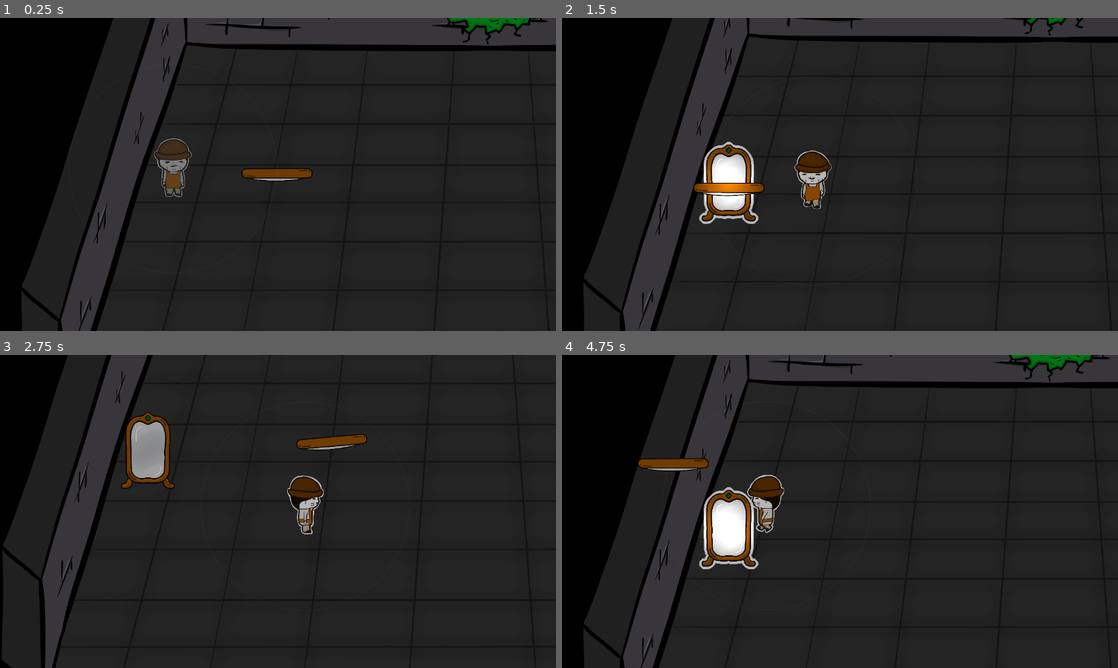
Above: before the commit, frames 1-4 (two rows, left to right).
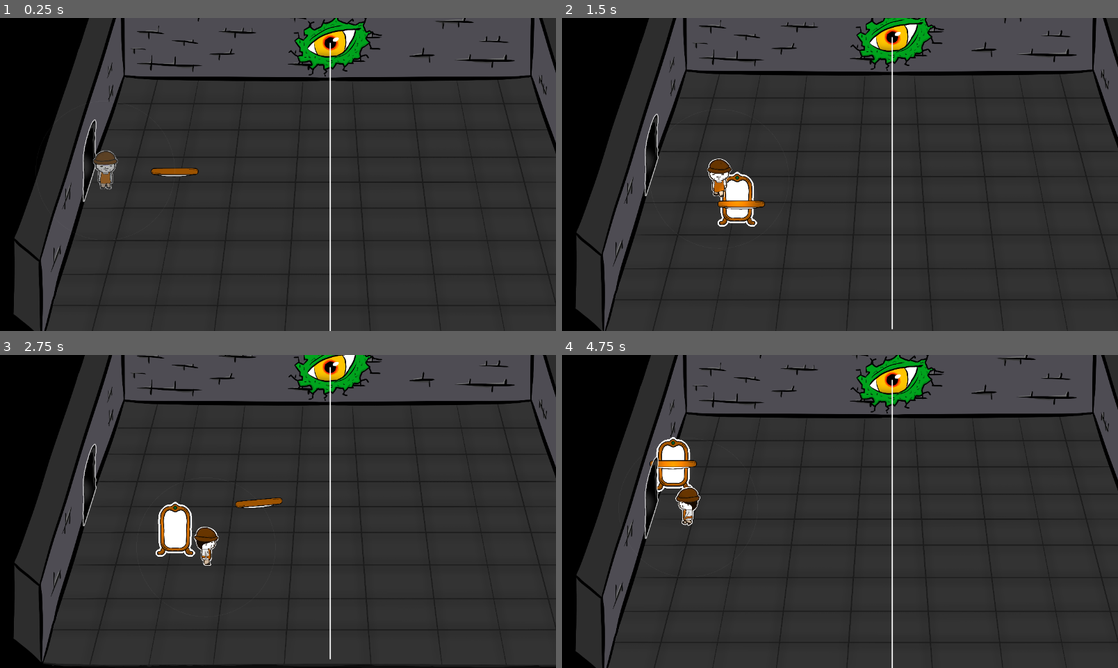
Above: after the commit, the same moments.

Repository: londek/bazylustra
Game: Godot game, scene res://scenes/levels/level_1.tscn
Two runs of this game, one before a commit and one after it. Both use one fixed random seed, a clock stepped at 60 frames per second and the inputs below. This scene is started directly instead of the project's main scene.
Inputs (mouse positions are in pixels of both pictures, inside the frame that each line leads up to):
- Up to frame 1 (0.25 s): no input
- Up to frame 2 (1.5 s): move the mouse to (962, 158) at 0.52 s; hold D (right) 0.53-1.28 s; right-click (962, 158) at 0.6 s; move the mouse to (728, 190) at 1.27 s; hold S (down) from 1.28 s (still down); click (728, 190) at 1.35 s
- Up to frame 3 (2.75 s): move the mouse to (333, 442) at 2.02 s; release S (down) at 2.03 s; hold D (right) from 2.03 s (still down); tap Mouse wheel up (rotate_left_little) at 2.1 s
- Up to frame 4 (4.75 s): move the mouse to (812, 574) at 2.77 s; release D (right) at 2.78 s; hold W (up) 2.78-3.53 s; tap Mouse wheel down (rotate_right_little) at 2.85 s; move the mouse to (1006, 558) at 3.52 s; hold A (left) from 3.53 s (still down); right-click (1006, 558) at 3.6 s; move the mouse to (673, 464) at 4.27 s; click (673, 464) at 4.35 s

The runs differ from the first frame. In frame 1, 25% of the frame differs, in the area x 2-100%, y 0-100%; in frame 2, 26%; in frame 3, 25%; in frame 4, 27%.
Error before the commit: Cannot call method 'get_node' on a null value. (res://scenes/objects/laser.gd:106)

Commit message:
3 new levels

Diff:
--- a/assets/shaders/stoned_visual.tres
+++ b/assets/shaders/stoned_visual.tres
@@ -13,6 +13,7 @@
 hint = 2
 max = 0.9
 default_value_enabled = true
+default_value = 1.0
 
 [sub_resource type="VisualShaderNodeMix" id="VisualShaderNodeMix_rfwtc"]
 default_input_values = [0, Quaternion(0, 0, 0, 0), 1, Quaternion(1, 1, 1, 1), 2, Quaternion(0.5, 0.5, 0.5, 0.5)]
@@ -23,7 +24,7 @@
 render_mode blend_mix;
 
 uniform vec4 StoneColor : source_color = vec4(0.248400, 0.248400, 0.248400, 1.000000);
-uniform float progress : hint_range(0, 0.89999997615814, 0.10000000149012) = 0;
+uniform float progress : hint_range(0, 0.89999997615814, 0.10000000149012) = 1;
 
 
 
--- /dev/null
+++ b/scenes/entrance.tscn
@@ -0,0 +1,8 @@
+[gd_scene load_steps=2 format=3 uid="uid://u1slk8d2246i"]
+
+[ext_resource type="Texture2D" uid="uid://bomsu7mr4bvw5" path="res://assets/objects/wall_hole.png" id="1_piuyy"]
+
+[node name="Entrance" type="Sprite2D"]
+scale = Vector2(1.8, 1.8)
+texture = ExtResource("1_piuyy")
+flip_h = true
--- a/scenes/levels/level_1.tscn
+++ b/scenes/levels/level_1.tscn
@@ -7,6 +7,7 @@
 [ext_resource type="PackedScene" uid="uid://ddmxx0a0mg7ia" path="res://scenes/player/player.tscn" id="5_k5e6c"]
 [ext_resource type="PackedScene" uid="uid://cyo23umo4frlx" path="res://scenes/objects/laser.tscn" id="6_umem7"]
 [ext_resource type="PackedScene" uid="uid://dnyk0pa1cd3xx" path="res://scenes/objects/lava.tscn" id="7_yqq7c"]
+[ext_resource type="PackedScene" uid="uid://u1slk8d2246i" path="res://scenes/entrance.tscn" id="8_vk4l3"]
 
 [node name="level1" type="Node2D"]
 y_sort_enabled = true
@@ -33,12 +34,12 @@
 
 [node name="Player" parent="." node_paths=PackedStringArray("mirror_cursor") instance=ExtResource("5_k5e6c")]
 z_index = 999
-position = Vector2(-2473, -16)
+position = Vector2(-2588, 111)
 mirror_cursor = NodePath("../MirrorCursor")
 
 [node name="Camera2D" type="Camera2D" parent="Player"]
 position = Vector2(-66, 44)
-zoom = Vector2(0.3, 0.3)
+zoom = Vector2(0.2, 0.2)
 limit_left = -3800
 limit_top = -2100
 limit_right = 3800
@@ -46,9 +47,10 @@
 position_smoothing_enabled = true
 metadata/_edit_lock_ = true
 
-[node name="Laser" parent="." instance=ExtResource("6_umem7")]
+[node name="Laser" parent="." node_paths=PackedStringArray("mirror_cursor") instance=ExtResource("6_umem7")]
 position = Vector2(2, -1359)
 angle = 90.0
+mirror_cursor = NodePath("../MirrorCursor")
 
 [node name="Walls" type="StaticBody2D" parent="."]
 scale = Vector2(2, 2)
@@ -60,12 +62,15 @@
 polygon = PackedVector2Array(-1746, 952, -1206, -640, -321.934, -633.965, 1138, -624, 1634, 764, 1634, 1016, -1726, 980, -1850, 1073, 1824, 1103, 1600, -908, -1649, -927, -1920, 1009)
 
 [node name="DirectionalLight2D" type="DirectionalLight2D" parent="."]
+visible = false
 color = Color(0.28485, 0.28485, 0.28485, 1)
 blend_mode = 1
 
 [node name="Lava" parent="." instance=ExtResource("7_yqq7c")]
 z_index = -1
 position = Vector2(-1003, -269)
-collision_layer = 32
+
+[node name="Entrance" parent="." instance=ExtResource("8_vk4l3")]
+position = Vector2(-2755, 1)
 
 [connection signal="place_mirror" from="MirrorCursor" to="." method="_on_mirror_cursor_place_mirror"]
--- a/scenes/levels/level_2.tscn
+++ b/scenes/levels/level_2.tscn
@@ -8,6 +8,7 @@
 [ext_resource type="PackedScene" uid="uid://bdsgt53px4t4q" path="res://scenes/objects/mirror.tscn" id="5_g4occ"]
 [ext_resource type="PackedScene" uid="uid://cyo23umo4frlx" path="res://scenes/objects/laser.tscn" id="6_plenv"]
 [ext_resource type="PackedScene" uid="uid://dnyk0pa1cd3xx" path="res://scenes/objects/lava.tscn" id="7_0rsql"]
+[ext_resource type="PackedScene" uid="uid://u1slk8d2246i" path="res://scenes/entrance.tscn" id="9_kweoo"]
 
 [node name="level2" type="Node2D"]
 y_sort_enabled = true
@@ -45,7 +46,7 @@
 
 [node name="Camera2D" type="Camera2D" parent="Player"]
 position = Vector2(-66, 44)
-zoom = Vector2(0.3, 0.3)
+zoom = Vector2(0.2, 0.2)
 limit_left = -3800
 limit_top = -2100
 limit_right = 3800
@@ -53,9 +54,10 @@
 position_smoothing_enabled = true
 metadata/_edit_lock_ = true
 
-[node name="Laser" parent="." instance=ExtResource("6_plenv")]
+[node name="Laser" parent="." node_paths=PackedStringArray("mirror_cursor") instance=ExtResource("6_plenv")]
 position = Vector2(2, -1359)
 angle = 90.0
+mirror_cursor = NodePath("../MirrorCursor")
 
 [node name="Walls" type="StaticBody2D" parent="."]
 scale = Vector2(2, 2)
@@ -74,6 +76,8 @@
 [node name="Lava" parent="." instance=ExtResource("7_0rsql")]
 z_index = -1
 position = Vector2(-1003, -269)
-collision_layer = 32
+
+[node name="Entrance" parent="." instance=ExtResource("9_kweoo")]
+position = Vector2(-2766, 4)
 
 [connection signal="place_mirror" from="MirrorCursor" to="." method="_on_mirror_cursor_place_mirror"]
--- a/scenes/levels/level_3.tscn
+++ b/scenes/levels/level_3.tscn
@@ -8,6 +8,7 @@
 [ext_resource type="PackedScene" uid="uid://ddmxx0a0mg7ia" path="res://scenes/player/player.tscn" id="6_usdmf"]
 [ext_resource type="PackedScene" uid="uid://cyo23umo4frlx" path="res://scenes/objects/laser.tscn" id="7_s5e6w"]
 [ext_resource type="PackedScene" uid="uid://dnyk0pa1cd3xx" path="res://scenes/objects/lava.tscn" id="8_gxfhs"]
+[ext_resource type="PackedScene" uid="uid://u1slk8d2246i" path="res://scenes/entrance.tscn" id="9_76gmf"]
 
 [node name="level3" type="Node2D"]
 y_sort_enabled = true
@@ -20,7 +21,7 @@
 texture = ExtResource("2_qbweg")
 
 [node name="Exit" parent="." instance=ExtResource("3_18v6k")]
-position = Vector2(2528, -521)
+position = Vector2(2998, 952)
 scale = Vector2(1.16, 1)
 
 [node name="MirrorCursor" parent="." instance=ExtResource("4_l256n")]
@@ -45,7 +46,7 @@
 
 [node name="Camera2D" type="Camera2D" parent="Player"]
 position = Vector2(-66, 44)
-zoom = Vector2(0.3, 0.3)
+zoom = Vector2(0.2, 0.2)
 limit_left = -3800
 limit_top = -2100
 limit_right = 3800
@@ -53,9 +54,10 @@
 position_smoothing_enabled = true
 metadata/_edit_lock_ = true
 
-[node name="Laser" parent="." instance=ExtResource("7_s5e6w")]
+[node name="Laser" parent="." node_paths=PackedStringArray("mirror_cursor") instance=ExtResource("7_s5e6w")]
 position = Vector2(2, -1359)
 angle = 90.0
+mirror_cursor = NodePath("../MirrorCursor")
 
 [node name="Walls" type="StaticBody2D" parent="."]
 scale = Vector2(2, 2)
@@ -74,6 +76,8 @@
 [node name="Lava" parent="." instance=ExtResource("8_gxfhs")]
 z_index = -1
 position = Vector2(-1003, -269)
-collision_layer = 32
+
+[node name="Entrance" parent="." instance=ExtResource("9_76gmf")]
+position = Vector2(-2579, -531)
 
 [connection signal="place_mirror" from="MirrorCursor" to="." method="_on_mirror_cursor_place_mirror"]
--- a/scenes/levels/level_empty.tscn
+++ b/scenes/levels/level_empty.tscn
@@ -38,7 +38,7 @@
 
 [node name="Camera2D" type="Camera2D" parent="Player"]
 position = Vector2(-66, 44)
-zoom = Vector2(0.3, 0.3)
+zoom = Vector2(0.2, 0.2)
 limit_left = -3800
 limit_top = -2100
 limit_right = 3800
@@ -46,9 +46,10 @@
 position_smoothing_enabled = true
 metadata/_edit_lock_ = true
 
-[node name="Laser" parent="." instance=ExtResource("13_mlgp4")]
+[node name="Laser" parent="." node_paths=PackedStringArray("mirror_cursor") instance=ExtResource("13_mlgp4")]
 position = Vector2(-610, -1353)
 angle = 95.0
+mirror_cursor = NodePath("../MirrorCursor")
 
 [node name="Walls" type="StaticBody2D" parent="."]
 scale = Vector2(2, 2)
@@ -67,6 +68,5 @@
 [node name="Lava" parent="." instance=ExtResource("15_hamvr")]
 z_index = -1
 position = Vector2(-1003, -269)
-collision_layer = 32
 
 [connection signal="place_mirror" from="MirrorCursor" to="." method="_on_mirror_cursor_place_mirror"]
Not shown: 1 places in scenes/levels/level.tscn that only renumber resources
Not shown: 1 places in scenes/levels/level_1.tscn that only renumber resources
Not shown: 1 places in scenes/levels/level_2.tscn that only renumber resources
Not shown: 1 places in scenes/levels/level_3.tscn that only renumber resources
